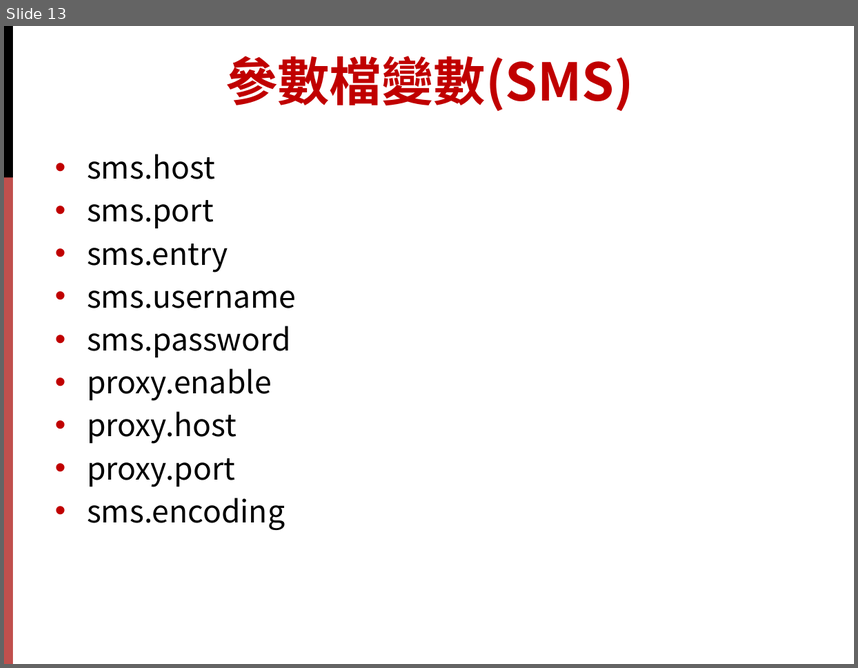
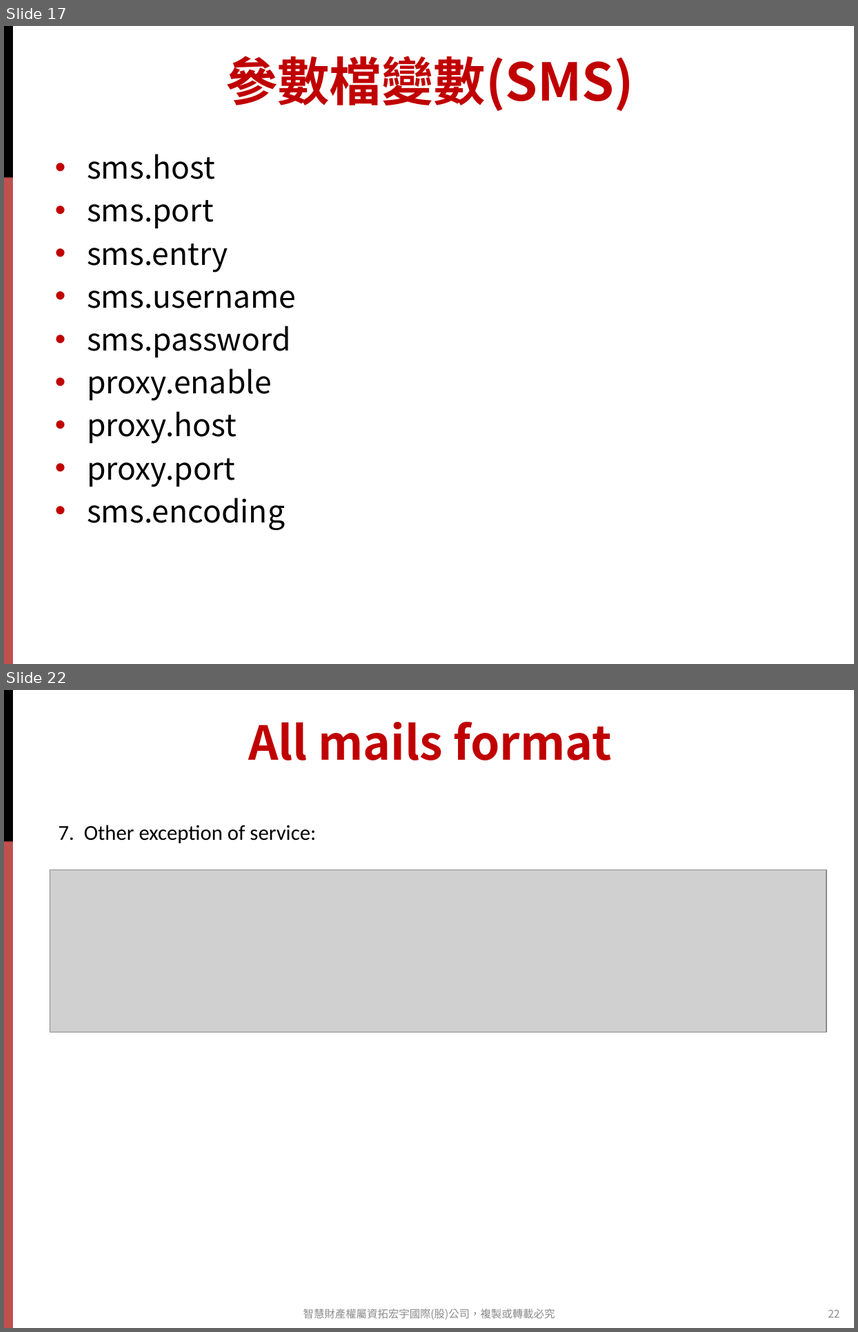
Before and after one commit to strikecbu/TraceLogMonitor, a slide deck: other/doc/TraceLogMonitorWithWAS.pptx. Shown one above the other, each under a label of ours: slide 13 before the commit, slides 17 and 22 after it; the slides between them are not shown. The pictures are 858x668 and 858x1332 pixels, drawn with LibreOffice and Linux fonts; fonts in the diff are those of the drawing; grey boxes stand for pictures; background and template pictures are left out. Boxes give left, top, right and bottom in pixels: in the first picture for what was removed or moved away, otherwise in the second. Text is boxed around its words. In the diff, an @@ line names an element or a change of style, - is before the commit and + after.

```diff
--- a/other/doc/TraceLogMonitorWithWAS.pptx
+++ b/other/doc/TraceLogMonitorWithWAS.pptx
@@ slide 22 added at box(4, 690, 854, 1328), background #FFFFFF; not listed: 2 template elements that a slide beside it also shows @@
@@ title added at box(248, 722, 612, 760), 39.6 pt, text #C00000, bold @@
+All mails format
@@ text added at box(59, 825, 316, 843), 18 pt, text #000000 @@
+7. Other exception of service:
@@ picture added at box(50, 869, 827, 1032) @@
@@ text added at box(303, 1308, 555, 1319), 9 pt, text #8C8C8C @@
+智慧財產權屬資拓宏宇國際(股)公司，複製或轉載必究
@@ page number added at box(828, 1309, 840, 1317), 9 pt, text #8C8C8C @@
+22
@@ what was slide 13 is now slide 17 @@
```
Also in this commit, not shown: 1 slide changed, 8 other slides added.
